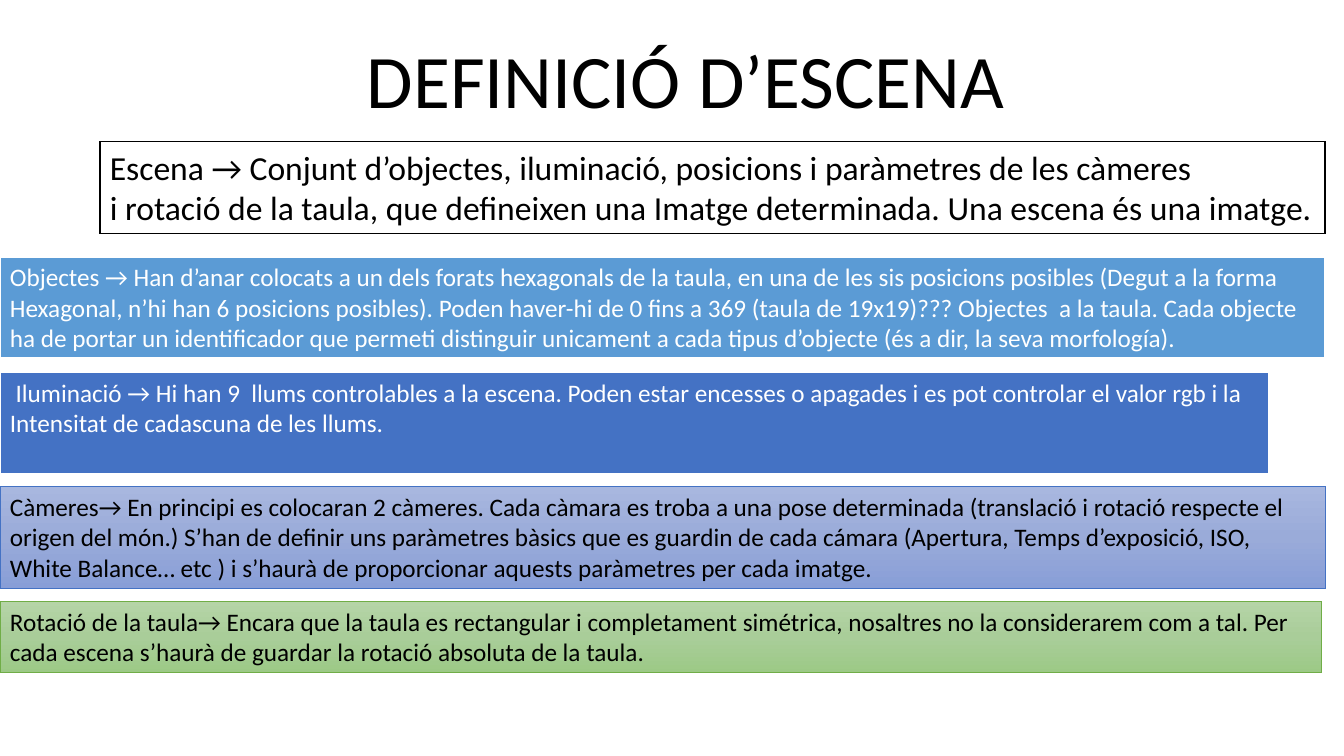
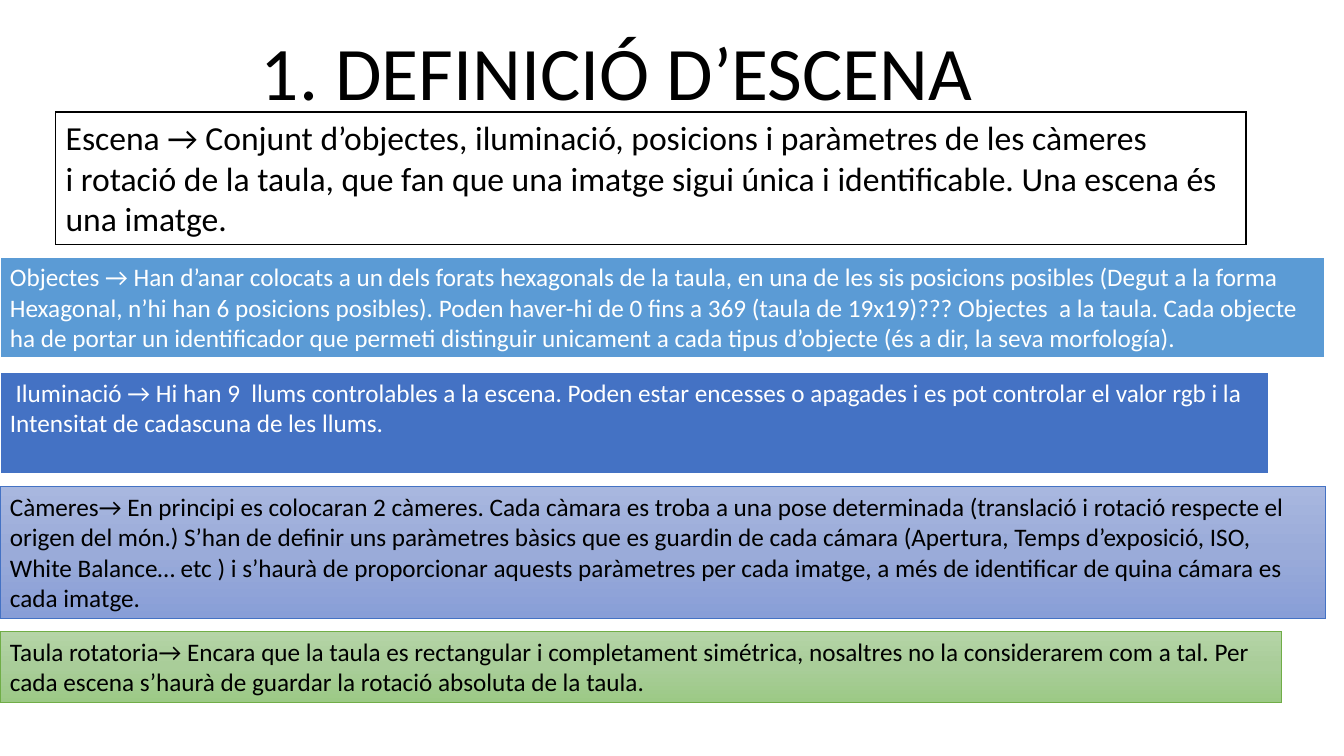
Before and after one commit to BlenderCN-Org/AcquisitionPlatform, a slide deck: slide 1 of interfície adquisició.pptx. Drawn at 1344x756 pixels with LibreOffice and Linux fonts; fonts in the diff are those of the drawing. Boxes give left, top, right and bottom in pixels: in the first picture for what was removed or moved away, otherwise in the second. Text is boxed around its words. In the diff, an @@ line names an element or a change of style, - is before the commit and + after.

```diff
--- a/interfície adquisició.pptx
+++ b/interfície adquisició.pptx
@@ text at <box>261,37,972,113</box>: text changed @@
-DEFINICIÓ D’ESCENA
+1. DEFINICIÓ D’ESCENA
@@ rectangle "Escena → Conjunt d’objectes, iluminació, ...": place and size @@
-rectangle "Escena → Conjunt d’objectes, iluminació, ..." at <box>100,142,1325,234</box>
+rectangle "Escena → Conjunt d’objectes, iluminació, ..." at <box>55,112,1246,244</box>
@@ text in rectangle at <box>66,167,1217,237</box>: text changed @@
-i rotació de la taula, que defineixen una Imatge determinada. Una escena és una imatge.
+i rotació de la taula, que fan que una imatge sigui única i identificable. Una escena és
+una imatge.
@@ rectangle "Càmeres→ En principi es colocaran ...": place and size @@
-rectangle "Càmeres→ En principi es colocaran ..." at <box>0,487,1325,589</box>
+rectangle "Càmeres→ En principi es colocaran ..." at <box>0,487,1325,619</box>
@@ text in rectangle at <box>10,528,1281,612</box>: text changed @@
-origen del món.) S’han de definir uns paràmetres bàsics que es guardin de cada cámara (Apertura, Temps d’exposició, ISO, White Balance… etc ) i s’haurà de proporcionar aquests paràmetres per cada imatge.
+origen del món.) S’han de definir uns paràmetres bàsics que es guardin de cada cámara (Apertura, Temps d’exposició, ISO, White Balance… etc ) i s’haurà de proporcionar aquests paràmetres per cada imatge, a més de identificar de quina cámara es cada imatge.
@@ rectangle "Taula rotatoria→ Encara que la ...": place and size @@
-rectangle "Taula rotatoria→ Encara que la ..." at <box>0,602,1322,674</box>
+rectangle "Taula rotatoria→ Encara que la ..." at <box>0,631,1281,703</box>
@@ text in rectangle at <box>10,643,1249,666</box>: text changed @@
-Rotació de la taula→ Encara que la taula es rectangular i completament simétrica, nosaltres no la considerarem com a tal. Per
+Taula rotatoria→ Encara que la taula es rectangular i completament simétrica, nosaltres no la considerarem com a tal. Per
```
Also in this commit, not shown: 8 slides added, 3 other files.
